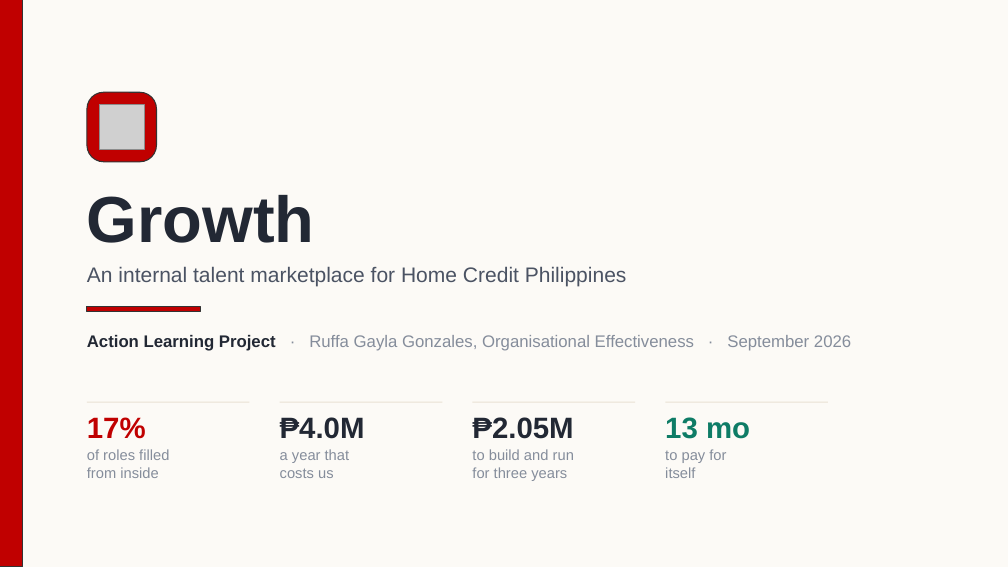
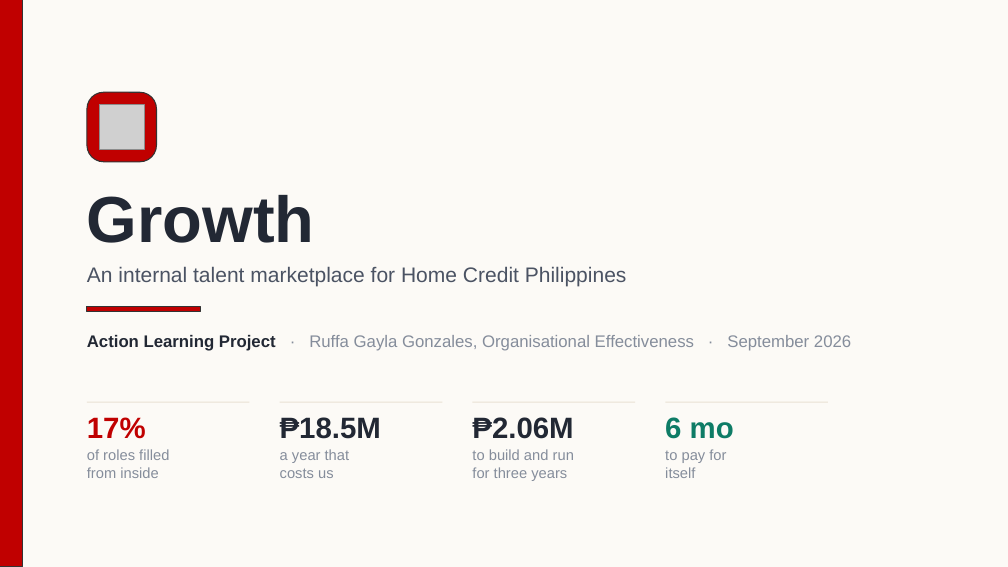
Before and after one commit to Ruffa06/Talent-Marketplace, a slide deck: slide 1 of docs/Growth_Executive_ALP.pptx. Drawn at 1008x567 pixels with LibreOffice and Linux fonts; fonts in the diff are those of the drawing; grey boxes stand for pictures. Boxes give left, top, right and bottom in pixels: in the first picture for what was removed or moved away, otherwise in the second. Text is boxed around its words. In the diff, an @@ line names an element or a change of style, - is before the commit and + after.

```diff
--- a/docs/Growth_Executive_ALP.pptx
+++ b/docs/Growth_Executive_ALP.pptx
@@ text at bbox=[280, 417, 381, 439]: text changed @@
-₱4.0M
+₱18.5M
@@ text at bbox=[472, 417, 573, 439]: text changed @@
-₱2.05M
+₱2.06M
@@ text at bbox=[665, 417, 734, 439]: text changed @@
-13 mo
+6 mo
```
Also in this commit, not shown: 6 other slides changed, 2 slides added, 2 slides removed, 5 other files.
